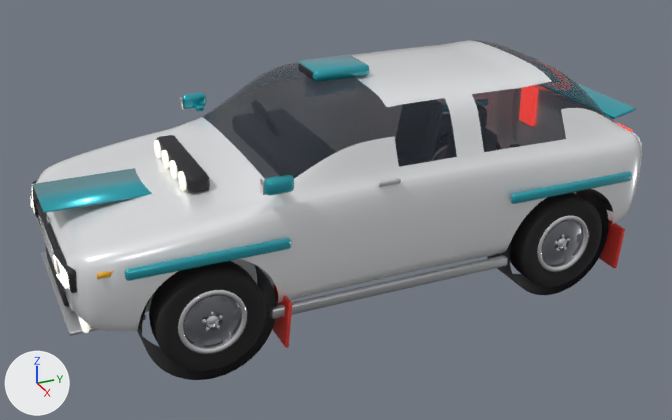
Two versions of the glTF model assets/car_03_rally.glb, one commit apart.
Rendered twice from a 50 mm lens placed at (5.49, -2.5, 3.23), pointed at (0.07, -0.06, 0.52). Every picture has the same lights, and +X, +Y and +Z are marked at lower left. The older version comes first. Where no turn or scale is listed for an object, it has been applied to the vertices. Vertices at exactly the same position are counted once.

The scene before the commit, as lines of its bpy script (objects in view):
```python
ob_details = bpy.data.objects.new('Details', me_cylinder_006)
ob_details.location = (0.0, -1.985, 0.78)
ob_wheel_fr_mesh = bpy.data.objects.new('Wheel_FR_Mesh', me_wheel_fr_barrel)
ob_wheel_fr_mesh.location = (0.77, -1.22, 0.34)
ob_wheel_rr_mesh = bpy.data.objects.new('Wheel_RR_Mesh', me_wheel_rr_barrel)
ob_wheel_rr_mesh.location = (0.77, 1.3, 0.34)
# also in view: 'Body' at (0.0, 0.0, 0.68); 'Cabin' at (0.0, 0.55, 1.24)
```
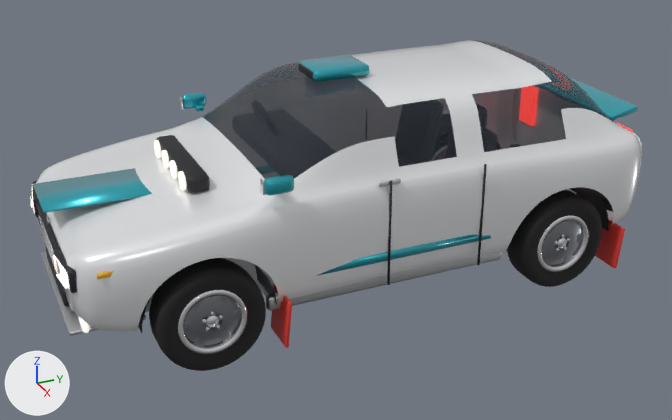
Edits to the scene script, one JSON object a line:
```json
{"block": "me_cylinder_006", "where": "# used by ob_details; location = (0.0, -1.985, 0.78)"}
{"op": "remove", "block": "me_cylinder_006", "code": "me_cylinder_006.from_pydata(...)  # 3088 vertices, 5604 faces; spans x -0.94..0.94, y -0.05..4.07, z -0.85..0.78"}
{"op": "add", "block": "me_cylinder_006", "code": "me_cylinder_006.from_pydata(...)  # 2760 vertices, 5084 faces; spans x -0.94..0.94, y -0.05..4.07, z -0.7..0.78"}
{"block": "me_cylinder_006", "change": "me_cylinder_006 part 1: a new loose piece, a box spanning x 0.851..0.863, y 1.929..1.941, z -0.46..0.26, in mat_trim_black (black #212127)"}
{"block": "me_cylinder_006", "change": "me_cylinder_006 part 2: a new loose piece, a box spanning x 0.856..0.868, y 2.599..2.611, z -0.46..0.26, in mat_trim_black (black #212127)"}
{"block": "me_cylinder_006", "change": "me_cylinder_006 part 3: a new loose piece, a box spanning x 0.8377..0.8477, y 1.395..2.695, z -0.29..-0.23, in mat_paint_accent (cyan #00a2b1)"}
{"block": "me_cylinder_006", "change": "me_cylinder_006 part 4: the loose piece of 56 vertices spanning x -0.61..0.61, y 3.82..4.01, z 0.31..0.37 is scaled about its middle by (1, 1.21, 1.3)"}
{"block": "me_cylinder_006", "change": "me_cylinder_006 part 5: the loose piece of 56 vertices spanning x 0.83..0.88, y 1.14..2.84, z -0.51..-0.44 is scaled about its middle by (1.15, 0.997, 1.45), then moved by (-0.08, 0.0, 0.03)"}
{"block": "me_cylinder_006", "change": "me_cylinder_006 part 6: the loose piece of 56 vertices spanning x 0.88..0.93, y 2.8..3.78, z -0.03..0.04 is deleted"}
{"block": "me_cylinder_006", "change": "me_cylinder_006 part 7: the loose piece of 56 vertices spanning x 0.88..0.93, y 0.28..1.26, z -0.03..0.04 is deleted"}
{"block": "me_cylinder_006", "change": "me_cylinder_006 part 8: 38 vertices removed from x 0.49..0.84, y 0.36..1.17, z -0.85..-0.5"}
{"block": "me_cylinder_006", "change": "me_cylinder_006 part 9: 38 vertices removed from x 0.49..0.84, y 2.88..3.69, z -0.85..-0.5"}
{"block": "me_cylinder_006", "change": "other edits to the shape of me_cylinder_006 do not show in these pictures"}
```

Pixel boxes (x1, y1, x2, y2) of what changed, in the pictures (672 x 420 px; the box of a moved part takes in the faces that stretch with it):
```json
{"object": "Details", "change": "reshaped", "before": [30, 55, 636, 380], "after": [30, 55, 638, 348], "on screen": "10% shorter"}
{"part": 1, "of": "me_cylinder_006", "change": "added", "after": [387, 180, 392, 285]}
{"part": 2, "of": "me_cylinder_006", "change": "added", "after": [477, 164, 487, 265]}
{"part": 3, "of": "me_cylinder_006", "change": "added", "after": [317, 234, 491, 276], "on screen": "cyan"}
{"part": 4, "of": "me_cylinder_006", "change": "moved or reshaped", "before": [577, 83, 636, 119], "after": [571, 78, 638, 120]}
{"part": 5, "of": "me_cylinder_006", "change": "moved or reshaped", "before": [270, 255, 508, 319], "after": [266, 252, 502, 311]}
{"part": 6, "of": "me_cylinder_006", "change": "deleted", "before": [510, 171, 632, 204], "on screen": "cyan"}
{"part": 7, "of": "me_cylinder_006", "change": "deleted", "before": [125, 238, 291, 281], "on screen": "cyan"}
{"part": 8, "of": "me_cylinder_006", "change": "deleted", "before": [137, 280, 277, 380]}
{"part": 9, "of": "me_cylinder_006", "change": "deleted", "before": [487, 228, 608, 295]}
```
